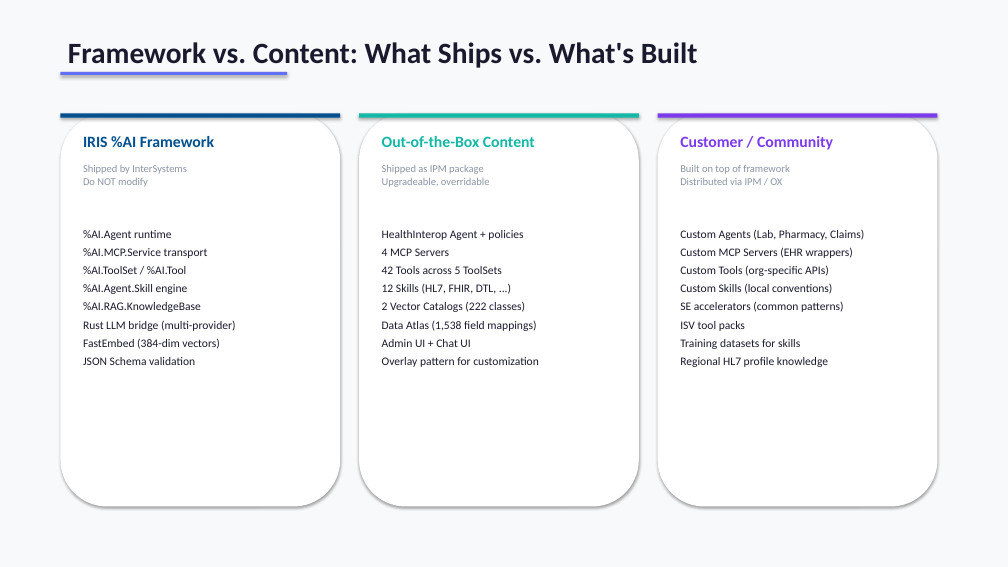
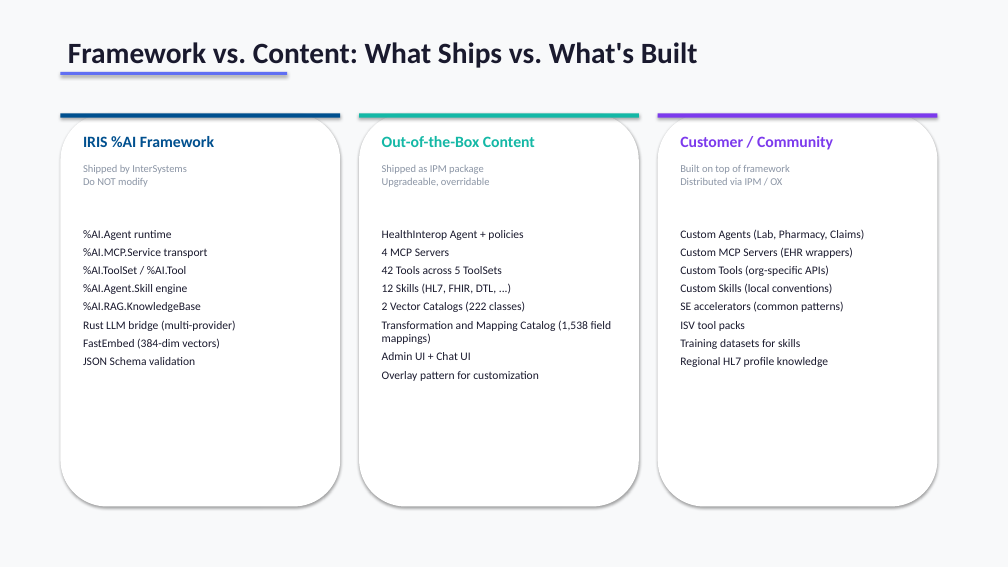
Before and after one commit to dfrancoisc/Agentic-Integration-Builder-Vibe-Coding, a slide deck: slide 7 of docs/Agentic_Health_Interop_Engineering.pptx. Drawn at 1008x567 pixels with LibreOffice and Linux fonts; fonts in the diff are those of the drawing. Boxes give left, top, right and bottom in pixels: in the first picture for what was removed or moved away, otherwise in the second. Text is boxed around its words. In the diff, an @@ line names an element or a change of style, - is before the commit and + after.

```diff
--- a/docs/Agentic_Health_Interop_Engineering.pptx
+++ b/docs/Agentic_Health_Interop_Engineering.pptx
@@ text at bbox=[382, 320, 612, 344]: text changed @@
-Data Atlas (1,538 field mappings)
+Transformation and Mapping Catalog (1,538 field mappings)
```
Also in this commit, not shown: 1 other slide changed, 10 other files.
